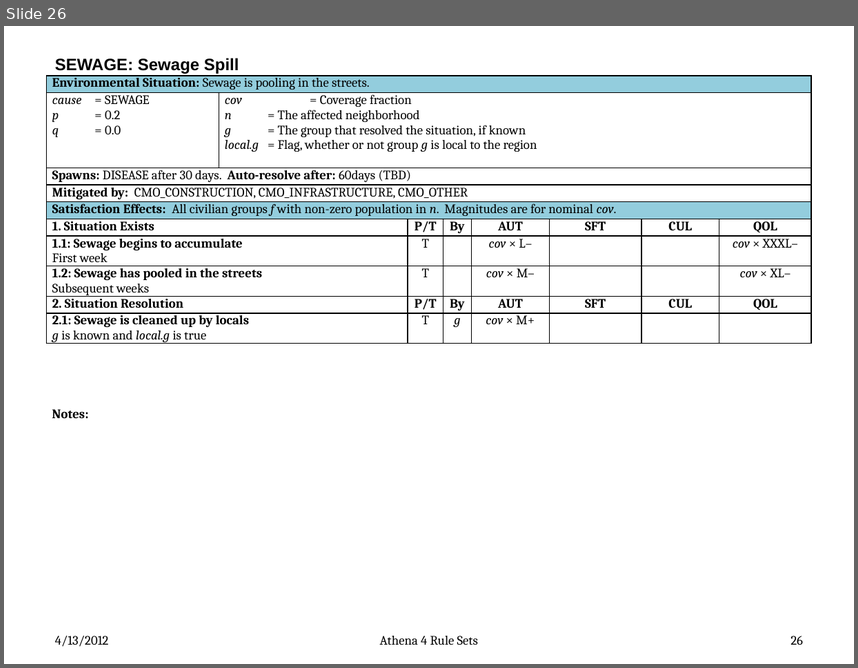
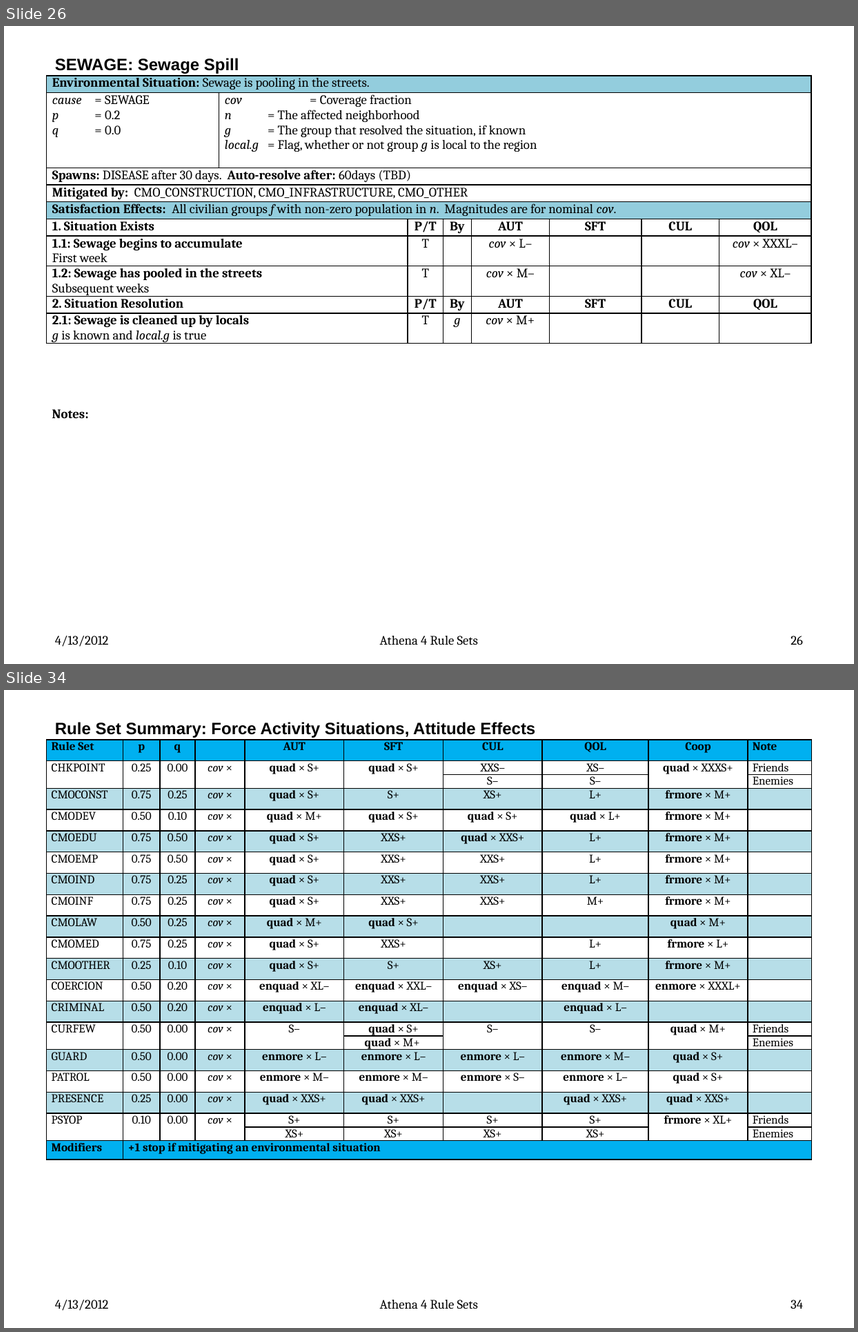
Before and after one commit to AthenaModel/athena-legacy, a slide deck: docs/dev/rules.pptx. Shown one above the other, each under a label of ours: slide 26 before the commit, slides 26 and 34 after it; the slides between them are not shown. The pictures are 858x668 and 858x1332 pixels, drawn with LibreOffice and Linux fonts; fonts in the diff are those of the drawing. Boxes give left, top, right and bottom in pixels: in the first picture for what was removed or moved away, otherwise in the second. Text is boxed around its words. In the diff, an @@ line names an element or a change of style, - is before the commit and + after.

```diff
--- a/docs/dev/rules.pptx
+++ b/docs/dev/rules.pptx
@@ slide 34 added at bbox=[4, 690, 854, 1328], background #FFFFFF @@
@@ title added at bbox=[55, 722, 535, 738], 14 pt, text #000000, bold @@
+Rule Set Summary: Force Activity Situations, Attitude Effects
@@ table added at bbox=[47, 739, 813, 1162], 22 rows, 10 columns @@
+Rule Set | p | q |  | AUT | SFT | CUL | QOL | Coop | Note
+CHKPOINT | 0.25 | 0.00 | cov × | quad × S+ | quad × S+ | XXS– | XS– | quad × XXXS+ | Friends
+ |  |  |  |  |  | S– | S– |  | Enemies
+CMOCONST | 0.75 | 0.25 | cov × | quad × S+ | S+ | XS+ | L+ | frmore × M+ | 
+CMODEV | 0.50 | 0.10 | cov × | quad × M+ | quad × S+ | quad × S+ | quad × L+ | frmore × M+ | 
+CMOEDU | 0.75 | 0.50 | cov × | quad × S+ | XXS+ | quad × XXS+ | L+ | frmore × M+ | 
+CMOEMP | 0.75 | 0.50 | cov × | quad × S+ | XXS+ | XXS+ | L+ | frmore × M+ | 
+CMOIND | 0.75 | 0.25 | cov × | quad × S+ | XXS+ | XXS+ | L+ | frmore × M+ | 
+CMOINF | 0.75 | 0.25 | cov × | quad × S+ | XXS+ | XXS+ | M+ | frmore × M+ | 
+CMOLAW | 0.50 | 0.25 | cov × | quad × M+ | quad × S+ |  |  | quad × M+ | 
+CMOMED | 0.75 | 0.25 | cov × | quad × S+ | XXS+ |  | L+ | frmore × L+ | 
+CMOOTHER | 0.25 | 0.10 | cov × | quad × S+ | S+ | XS+ | L+ | frmore × M+ | 
+COERCION | 0.50 | 0.20 | cov × | enquad × XL– | enquad × XXL– | enquad × XS– | enquad × M– | enmore × XXXL+ | 
+CRIMINAL | 0.50 | 0.20 | cov × | enquad × L– | enquad × XL– |  | enquad × L– |  | 
+CURFEW | 0.50 | 0.00 | cov × | S– | quad × S+ | S– | S– | quad × M+ | Friends
+ |  |  |  |  | quad × M+ |  |  |  | Enemies
+GUARD | 0.50 | 0.00 | cov × | enmore × L– | enmore × L– | enmore × L– | enmore × M– | quad × S+ | 
+PATROL | 0.50 | 0.00 | cov × | enmore × M– | enmore × M– | enmore × S– | enmore × L– | quad × S+ | 
+PRESENCE | 0.25 | 0.00 | cov × | quad × XXS+ | quad × XXS+ |  | quad × XXS+ | quad × XXS+ | 
+PSYOP | 0.10 | 0.00 | cov × | S+ | S+ | S+ | S+ | frmore × XL+ | Friends
+ |  |  |  | XS+ | XS+ | XS+ | XS+ |  | Enemies
+Modifiers | +1 stop if mitigating an environmental situation |  |  |  |  |  |  |  | 
@@ text added at bbox=[55, 1299, 109, 1310], 11 pt, text #000000 @@
+4/13/2012
@@ text added at bbox=[380, 1299, 478, 1309], 11 pt, text #000000 @@
+Athena 4 Rule Sets
@@ page number added at bbox=[791, 1299, 803, 1308], 11 pt, text #000000 @@
+34
```
Also in this commit, not shown: 24 other slides added.
